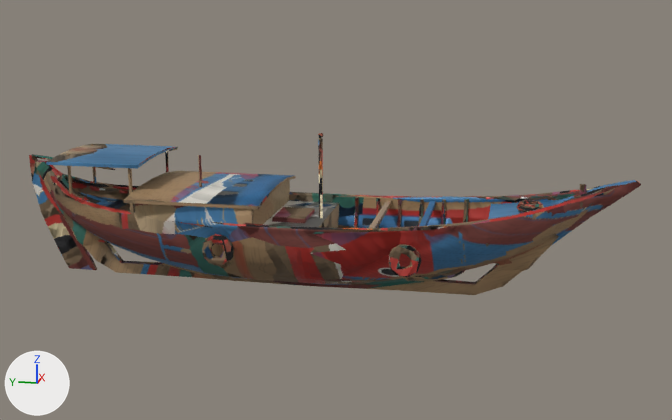
Two versions of the glTF model priv/models/ghe_danh_ca_vung_tau.mid.glb, one commit apart.
Camera for both pictures: a camera (50 mm lens) standing at (-15.99, -3.48, 5.42) and looking at (0.07, -0.27, 1.4). Lighting does not change. The marker at lower left points along +X, +Y and +Z. The older version comes first. Vertices at exactly the same position are counted once.

The first picture shows 'ghe_danh_ca_vung_tau'.
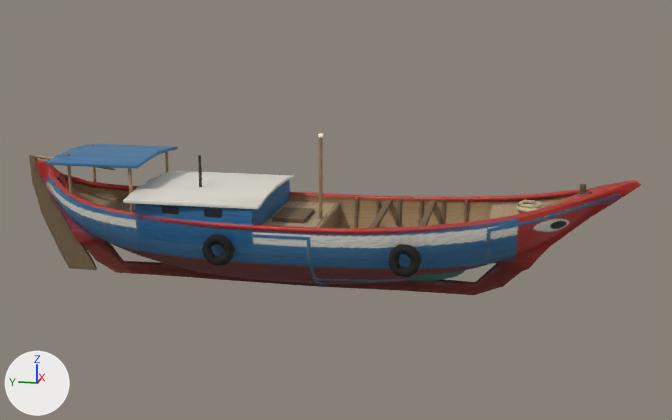
Edits to the bpy script that builds the scene:
```text
Change me_ghe_danh_ca_vung_tau:
    used by ob_ghe_danh_ca_vung_tau; location = (0.0, 0.0, 0.0)
    remove me_ghe_danh_ca_vung_tau.from_pydata(...)  # 3527 vertices, 7139 faces; spans x -1.46..1.46, y -5.49..5.65, z -0.02..2.82
    add me_ghe_danh_ca_vung_tau.from_pydata(...)  # 3528 vertices, 7142 faces; spans x -1.46..1.46, y -5.49..5.65, z -0.02..2.82
    me_ghe_danh_ca_vung_tau part 1: 65 vertices moved from x -1.29..1.35, y -4.72..4.66, z 0.18..1.9 to x -1.29..1.35, y -4.71..4.62, z 0.18..1.89; 346 vertices removed from x -1.3..1.46, y -4.6..5.41, z -0.01..2.72; 347 vertices added at x -1.3..1.45, y -4.48..5.5, z -0.02..2.72
    me_ghe_danh_ca_vung_tau part 2: 5386 kept faces spanning x -1.46..1.46, y -5.49..5.65, z -0.01..2.82 get new texture (UV) coordinates
```

What differs and where, as boxes (x1, y1, x2, y2) in the pictures (672 x 420 px; the box of a moved part takes in the faces that stretch with it):
part 1 of me_ghe_danh_ca_vung_tau, moved or reshaped
    before: (48, 138, 594, 291)
    after: (48, 138, 592, 291)
part 2 of me_ghe_danh_ca_vung_tau, surface changed
    both: (29, 133, 641, 295)
